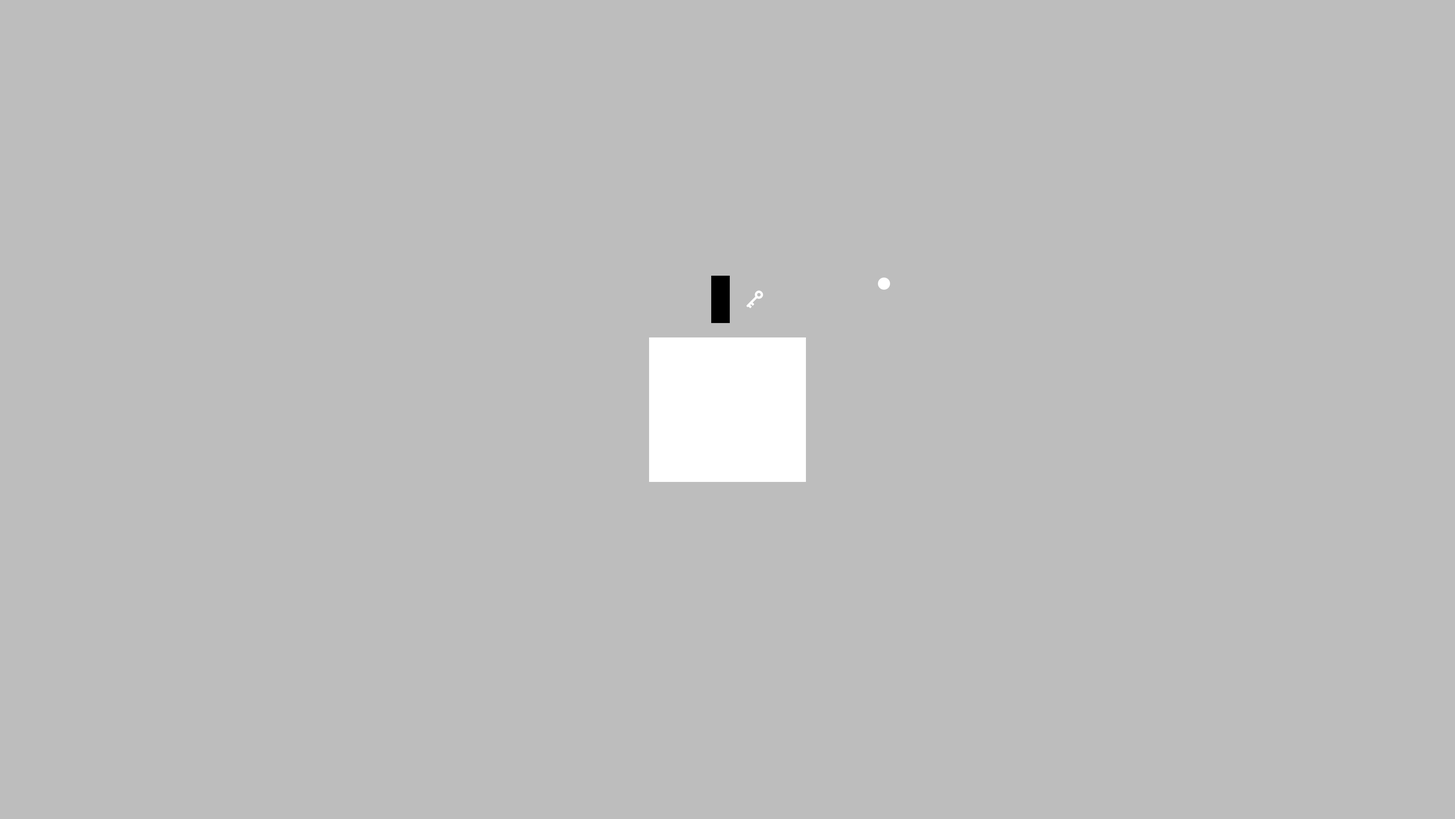
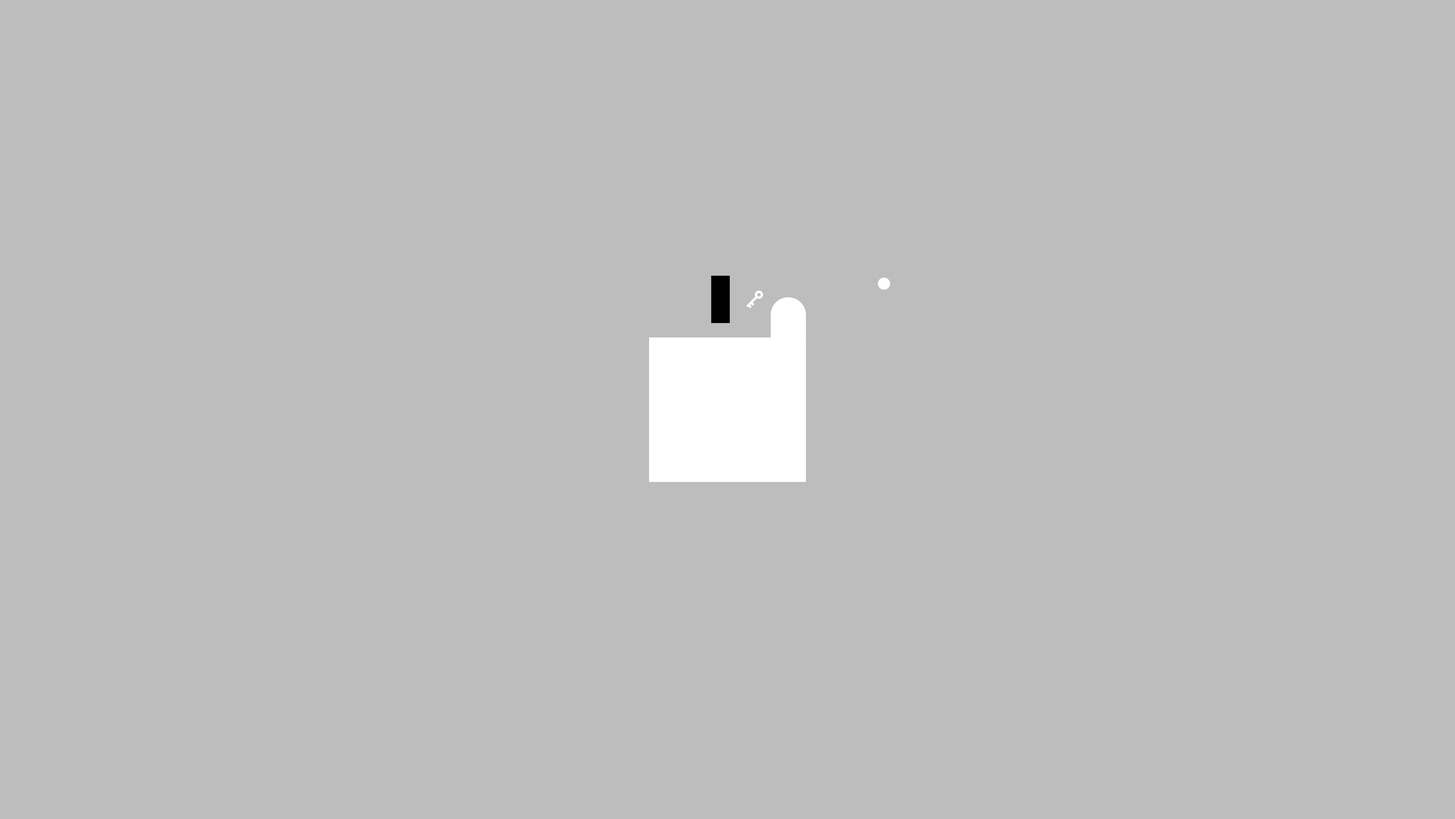
Before/after of a 1455×819 layered artwork. What changed in the layer stack:
added layer "Enemy" above "Key" over [770, 297, 807, 338]
